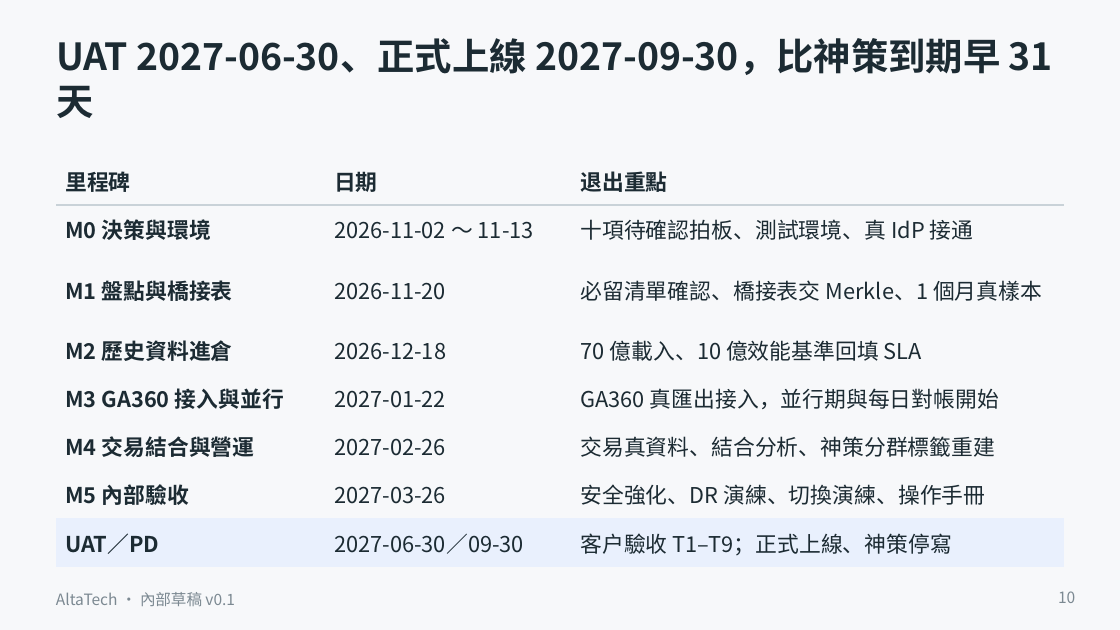
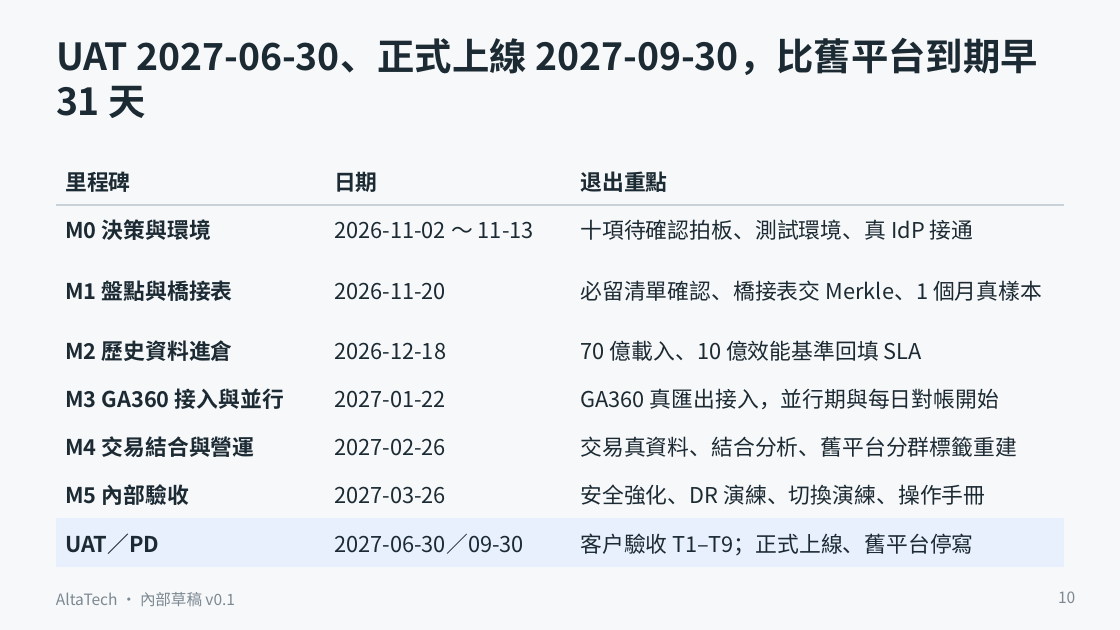
Before and after one commit to ALTA-TECH2025/altatech-dmp, a slide deck: slide 10 of docs/decks/sinopac-dmp-proposal-v0.1.pptx. Drawn at 1120x630 pixels with LibreOffice and Linux fonts; fonts in the diff are those of the drawing. Boxes give left, top, right and bottom in pixels: in the first picture for what was removed or moved away, otherwise in the second. Text is boxed around its words. In the diff, an @@ line names an element or a change of style, - is before the commit and + after.

Commit message:
文件：全部文件改用中性用語（舊平台、V 平台），六份文件改名
docs/01、05、22、28、29、37 檔名與內文、其餘文件、README／AGENTS／CLAUDE、架構圖 SVG 與提案簡報建置腳本：
客戶既有行為分析平台一律稱「舊平台」，比較對象稱「V 平台」（V-CDP／V-埋點分析／V-AB 測試），原廠文件連結改為「舊平台原廠文件」；
提案簡報 pptx 重新建置。

```diff
--- a/docs/decks/sinopac-dmp-proposal-v0.1.pptx
+++ b/docs/decks/sinopac-dmp-proposal-v0.1.pptx
@@ title at (56,38,1038,118): text changed @@
-UAT 2027-06-30、正式上線 2027-09-30，比神策到期早 31 天
+UAT 2027-06-30、正式上線 2027-09-30，比舊平台到期早 31 天
@@ table at (56,157,1064,559) @@
-row 6, column 3: 交易真資料、結合分析、神策分群標籤重建
+row 6, column 3: 交易真資料、結合分析、舊平台分群標籤重建
-row 8, column 3: 客戶驗收 T1–T9；正式上線、神策停寫
+row 8, column 3: 客戶驗收 T1–T9；正式上線、舊平台停寫
```
Also in this commit, not shown: 11 other slides changed, 40 other files.
